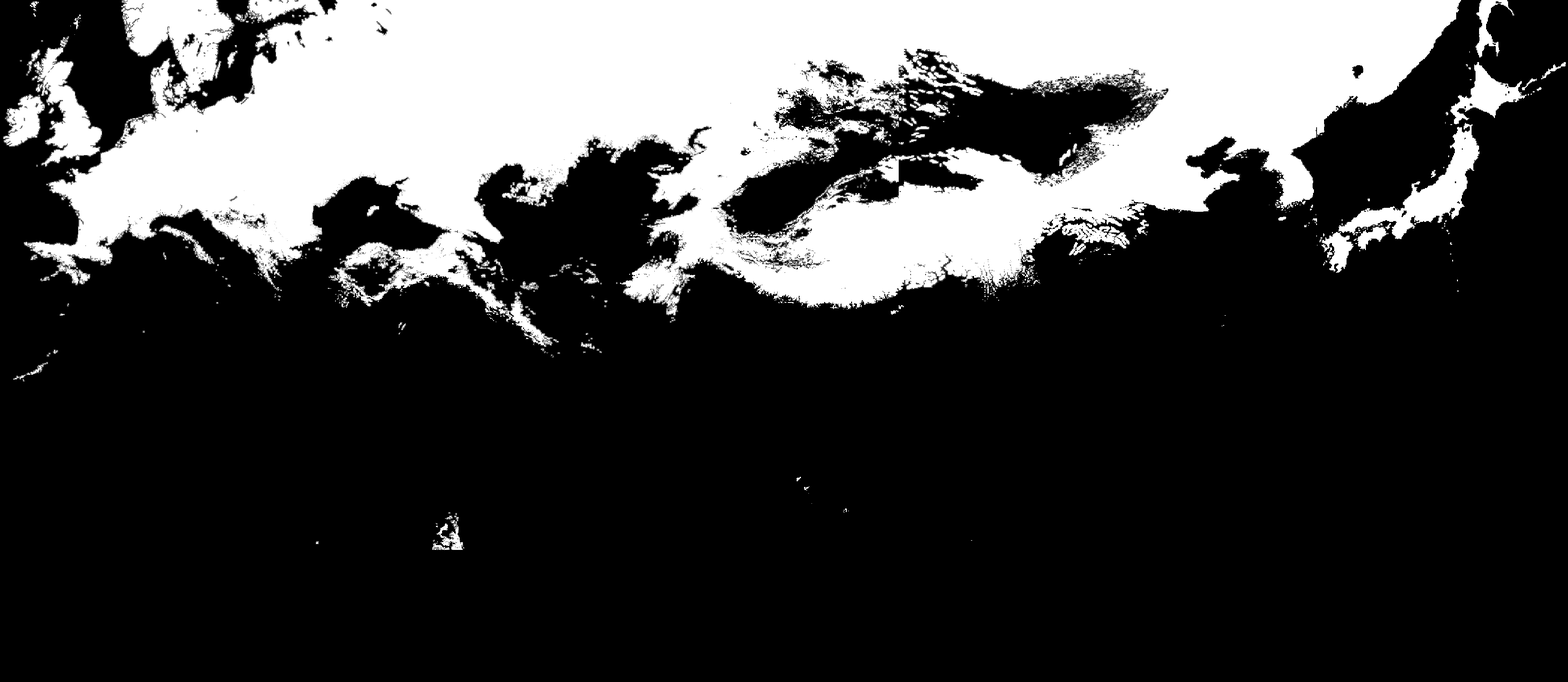
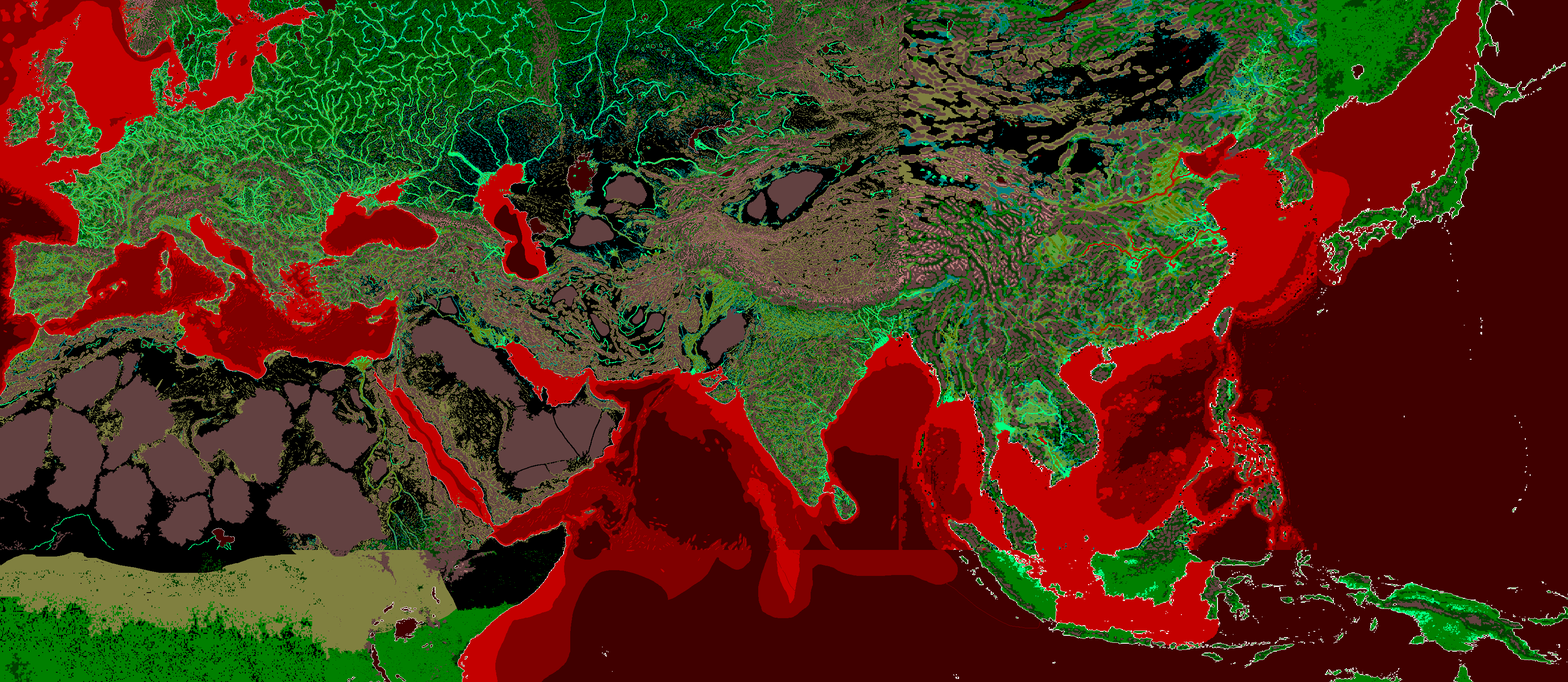
The second 1568x682 image is a revision of the first. Changes to its layers:
hid "Layer 10" over [0, 0, 1568, 682]
hid "Layer 11" over [0, 0, 1568, 682]
painted on "Layer 9" over [4, 607, 1524, 682]
